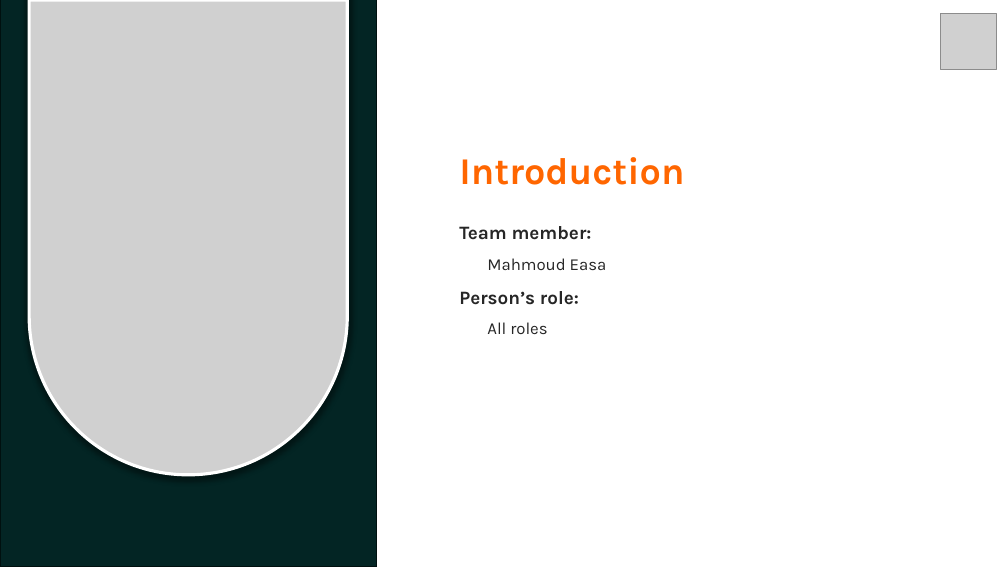
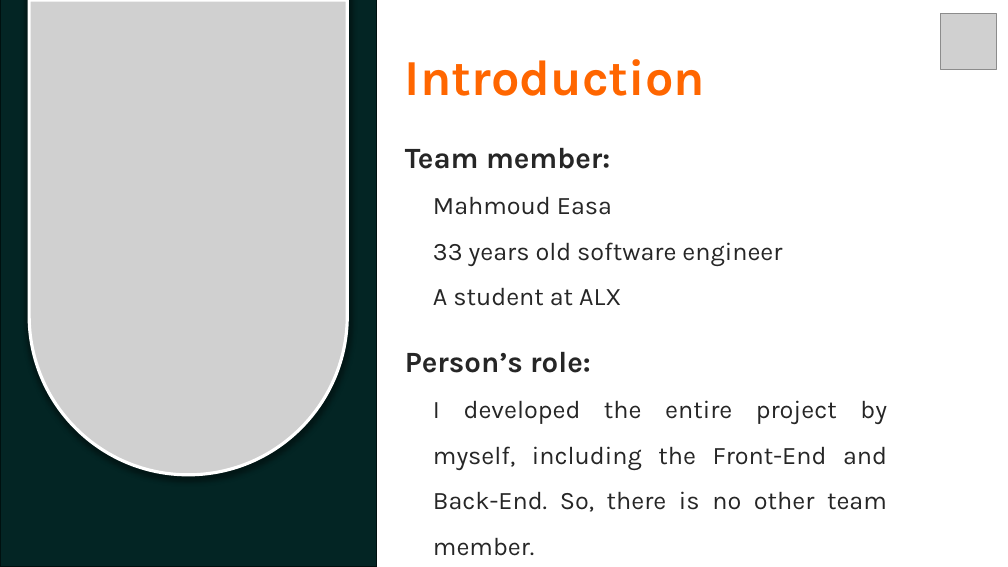
Before and after one commit to MahmoudEasa/Portfolio_E_Commerce, a slide deck: slide 2 of E-commerce_Presentation.pptx. Drawn at 1008x567 pixels with LibreOffice and Linux fonts; fonts in the diff are those of the drawing; grey boxes stand for pictures. Boxes give left, top, right and bottom in pixels: in the first picture for what was removed or moved away, otherwise in the second. Text is boxed around its words. In the diff, an @@ line names an element or a change of style, - is before the commit and + after.

```diff
--- a/E-commerce_Presentation.pptx
+++ b/E-commerce_Presentation.pptx
@@ text "Introduction": place and size @@
-text "Introduction" at (459,157,684,185)
+text "Introduction" at (405,59,705,96)
@@ text "Introduction" at (405,59,705,96): size 36 to 48 pt @@
@@ text "Team member:": place and size @@
-text "Team member:" at (459,226,607,334)
+text "Team member:" at (405,148,887,512)
@@ text at (405,148,612,373): size 18 to 28 pt in "Team member:", "Person’s role:"; size 16 to 24 pt in "Mahmoud Easa" @@
@@ text at (433,242,782,306): paragraphs added @@
+33 years old software engineer
+A student at ALX
@@ text at (433,400,887,512): text changed; size 16 to 24 pt @@
-All roles
+I developed the entire project by myself, including the Front-End and Back-End. So, there is no other team member.
```
Also in this commit, not shown: 7 other slides changed, 1 slide added, 2 slides removed.
